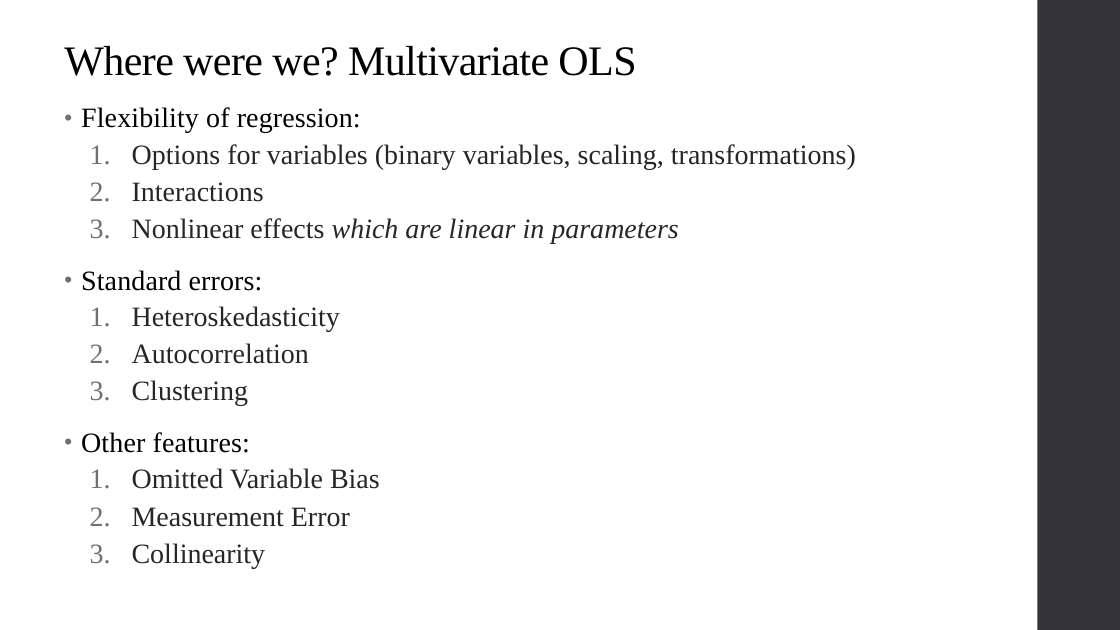
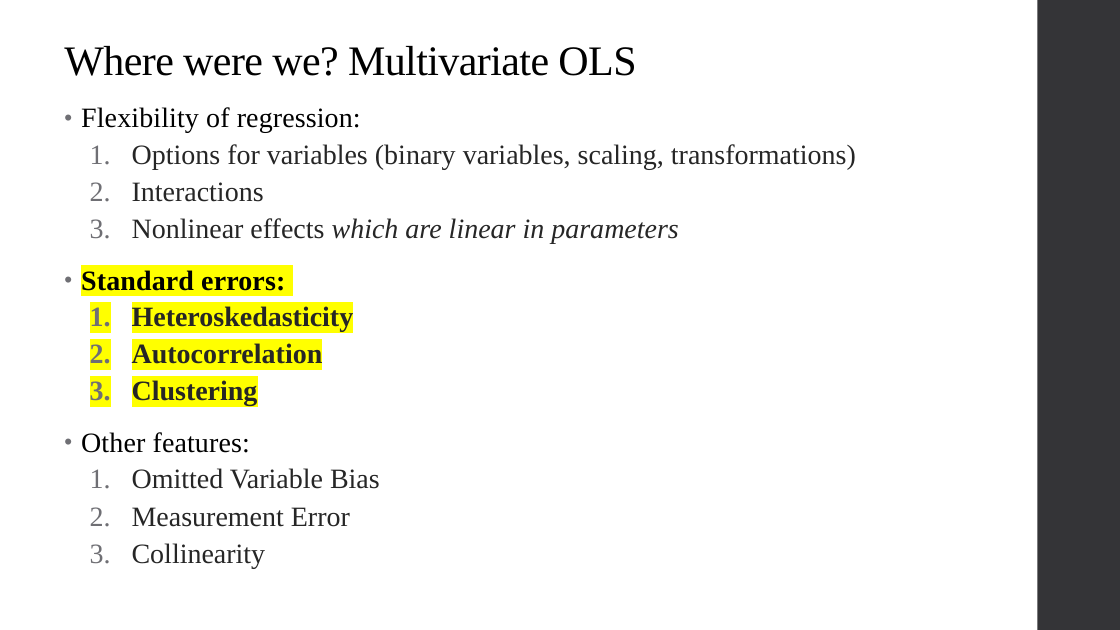
Before and after one commit to alex-hoagland/HAD5744, a slide deck: slide 5 of Lecture06_Matching/Lecture06_Matching.pptx (slide 4 before the commit). Drawn at 1120x630 pixels with LibreOffice and Linux fonts; fonts in the diff are those of the drawing. Boxes give left, top, right and bottom in pixels: in the first picture for what was removed or moved away, otherwise in the second. Text is boxed around its words. In the diff, an @@ line names an element or a change of style, - is before the commit and + after.

```diff
--- a/Lecture06_Matching/Lecture06_Matching.pptx
+++ b/Lecture06_Matching/Lecture06_Matching.pptx
@@ text at <box>81,270,354,406</box>: highlight none to #FFFF00, bold on in "Standard errors:", "Heteroskedasticity", "Autocorrelation", "Clustering" @@
```
Also in this commit, not shown: 1 other slide changed, 3 slides added, 2 slides removed, 2 other files.
